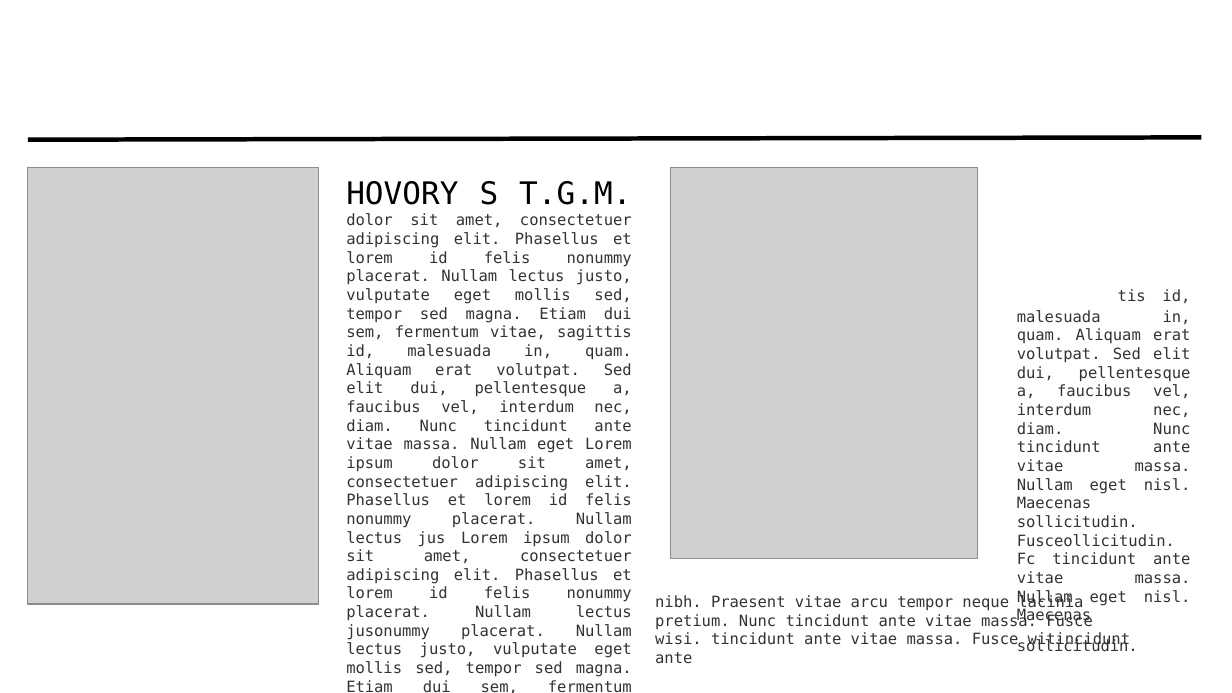
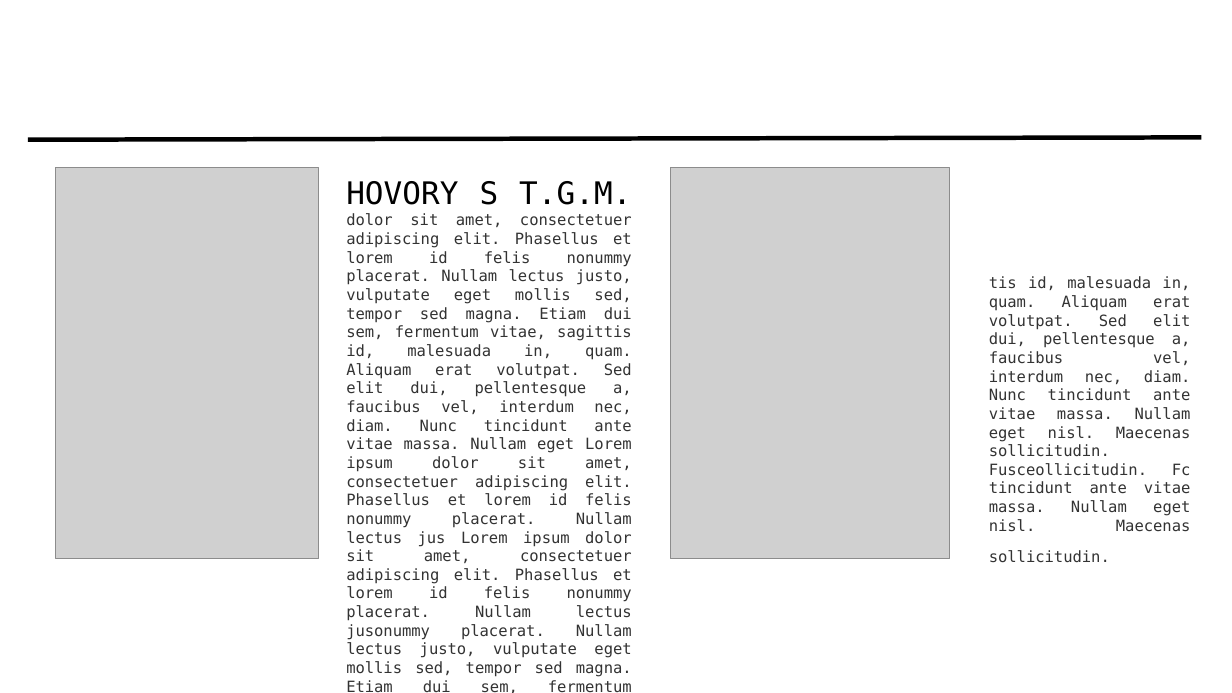
Before and after one commit to Domysli-si/Capek, a slide deck: slide 5 of Documents/Prezentace.odp (slide 4 before the commit). Drawn at 1232x693 pixels with LibreOffice and Linux fonts; fonts in the diff are those of the drawing; grey boxes stand for pictures; background and template pictures are left out. Boxes give left, top, right and bottom in pixels: in the first picture for what was removed or moved away, otherwise in the second. Text is boxed around its words. In the diff, an @@ line names an element or a change of style, - is before the commit and + after.

```diff
--- a/Documents/Prezentace.odp
+++ b/Documents/Prezentace.odp
@@ picture: place and size @@
-picture at [28, 168, 319, 605]
+picture at [56, 168, 319, 559]
@@ picture: place and size @@
-picture at [671, 168, 978, 559]
+picture at [671, 168, 950, 559]
@@ text "POVIKDY Z JENDE A DRHUE ..." rewrapped from [1017, 289, 1191, 652] to [989, 276, 1191, 563] @@
@@ text removed at [655, 594, 1131, 663] @@
-nibh. Praesent vitae arcu tempor neque lacinia pretium. Nunc tincidunt ante vitae massa. Fusce wisi. tincidunt ante vitae massa. Fusce witincidunt ante
```
Also in this commit, not shown: 3 other slides changed, 5 slides added, 3 other files.
